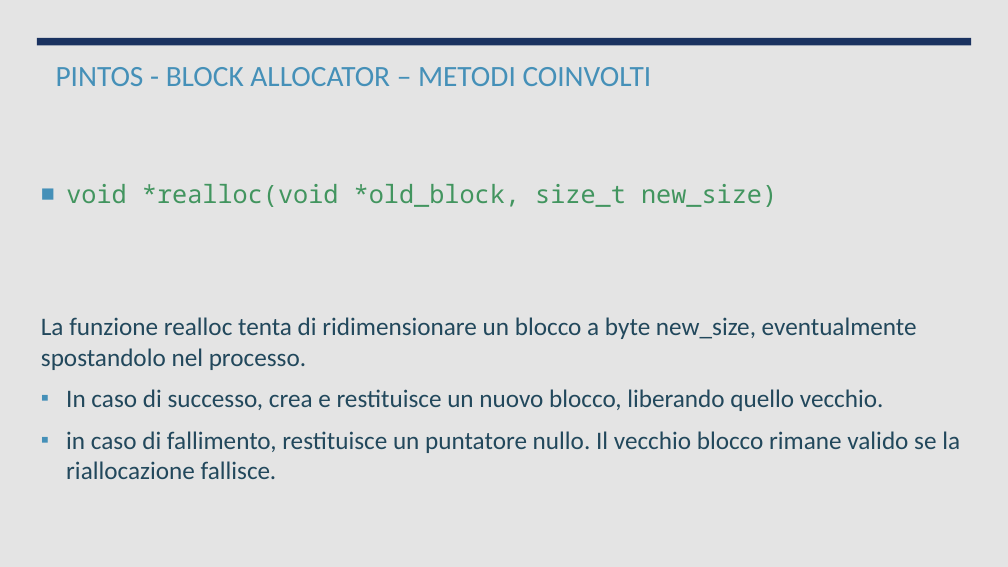
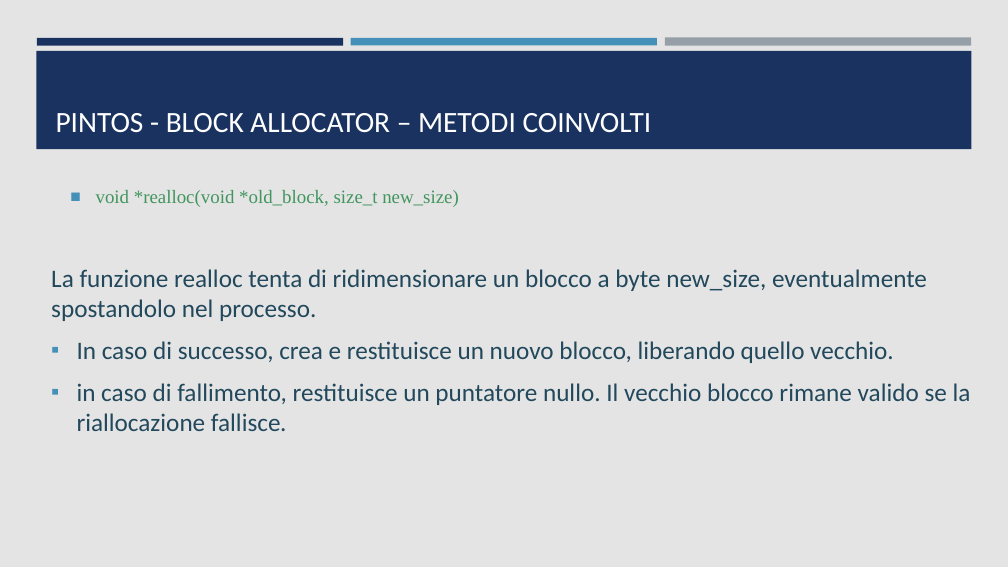
Before and after one commit to ProgrammazioneDiSistema2023-IA-ZZ/Group07, a slide deck: slide 12 of PintOS - Gestione Memoria.pptx (slide 11 before the commit). Drawn at 1008x567 pixels with LibreOffice and Linux fonts; fonts in the diff are those of the drawing. Boxes give left, top, right and bottom in pixels: in the first picture for what was removed or moved away, otherwise in the second. Text is boxed around its words. In the diff, an @@ line names an element or a change of style, - is before the commit and + after.

Commit message:
modified pptx background

```diff
--- a/PintOS - Gestione Memoria.pptx
+++ b/PintOS - Gestione Memoria.pptx
@@ background #EBEBEB to #E4E4E4 @@
@@ rectangle removed at box(0, 0, 1008, 567) @@
@@ rectangle added at box(36, 51, 972, 149), fill #1A3260 @@
@@ rectangle removed at box(37, 38, 972, 45) @@
@@ rectangle added at box(37, 38, 343, 45), fill #1A3260 @@
@@ title "PINTOS - BLOCK ALLOCATOR – ..." at box(56, 113, 652, 133): text colour #4590B8 to #FFFFFF; vertical alignment top to bottom @@
@@ rectangle added at box(351, 38, 657, 45), fill #4590B8 @@
@@ rectangle added at box(665, 38, 971, 46), fill #969FA7 @@
@@ text "void *realloc(void *old_block, size_t new_size)": place and size @@
-text "void *realloc(void *old_block, size_t new_size)" at box(66, 184, 777, 207)
+text "void *realloc(void *old_block, size_t new_size)" at box(96, 190, 459, 207)
@@ text "void *realloc(void *old_block, size_t new_size)" at box(96, 190, 459, 207): size 24 to 18 pt, font Noto Sans Mono to Times New Roman; less space between paragraphs; vertical alignment middle to top @@
@@ text "La funzione realloc tenta di ...": place and size @@
-text "La funzione realloc tenta di ..." at box(41, 317, 960, 479)
+text "La funzione realloc tenta di ..." at box(51, 269, 971, 431)
```
Also in this commit, not shown: 10 other slides changed, 2 slides added, 4 other files.
